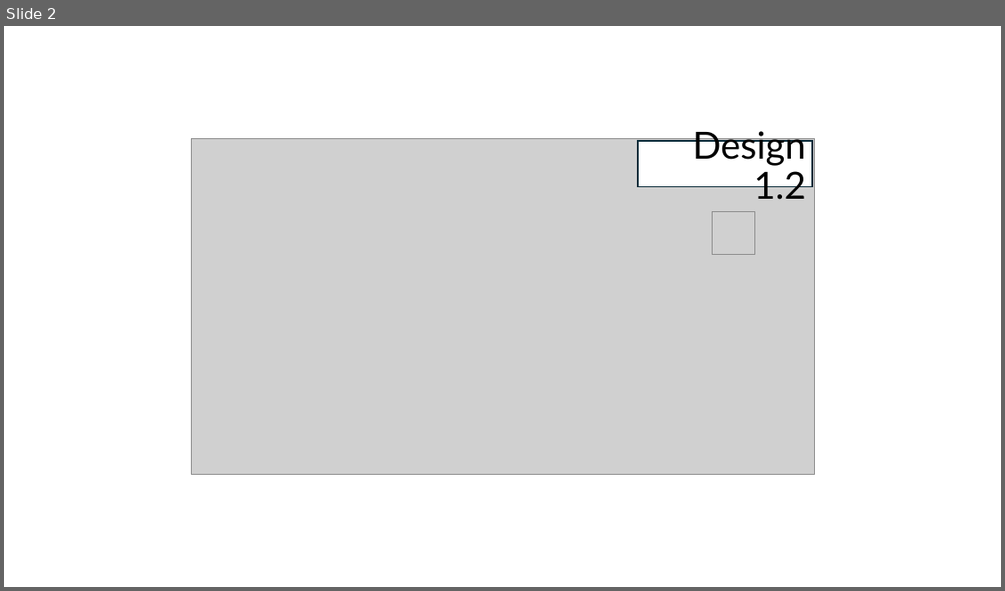
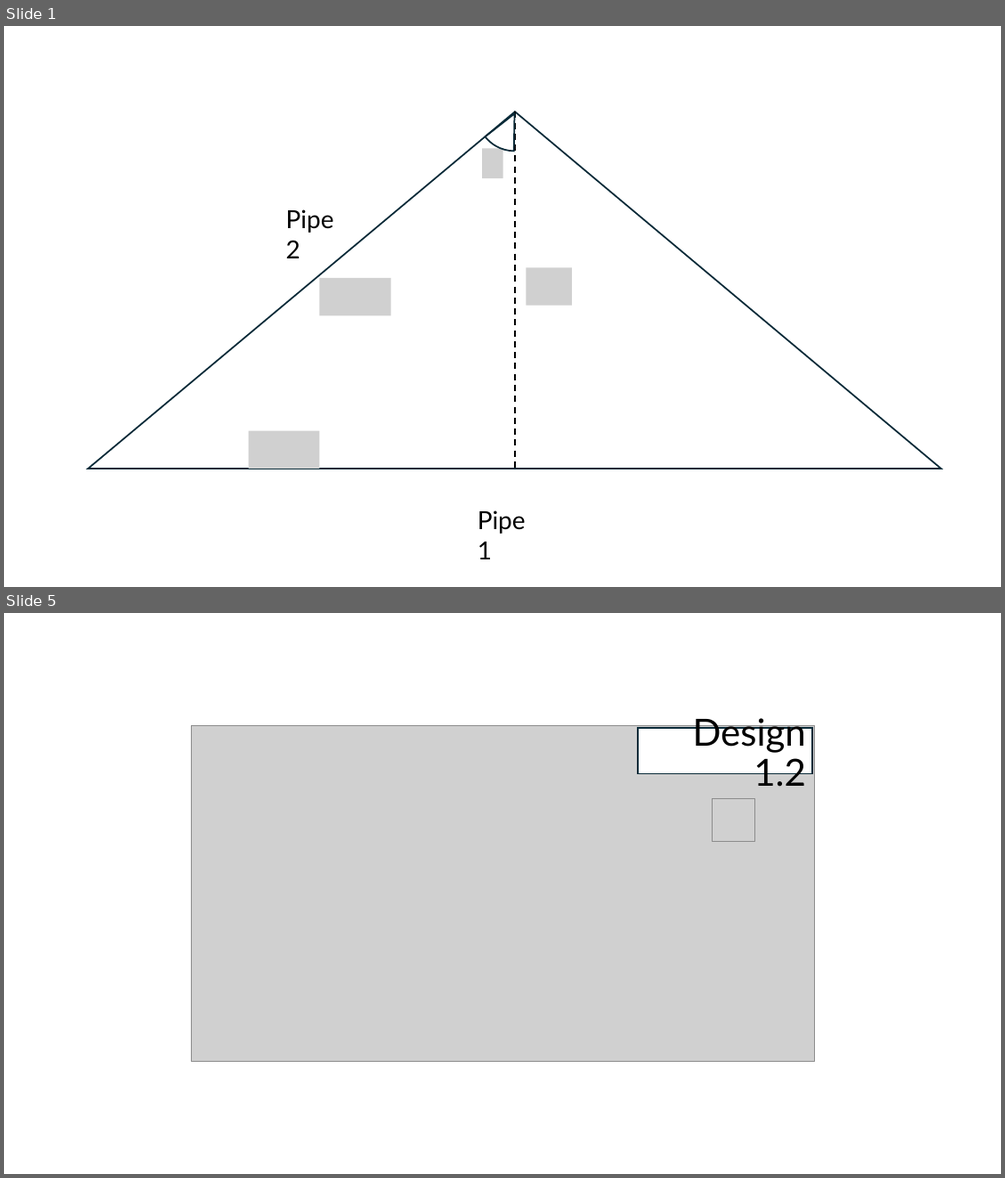
Before and after one commit to tkn-tub/NN_molecular_communications, a slide deck: Section_IV_BioComputing/slides/Designs.pptx. Shown one above the other, each under a label of ours: slide 2 before the commit, slides 1 and 5 after it; the slides between them are not shown. The pictures are 1005x591 and 1005x1178 pixels, drawn with LibreOffice and Linux fonts; fonts in the diff are those of the drawing; grey boxes stand for pictures. Boxes give left, top, right and bottom in pixels: in the first picture for what was removed or moved away, otherwise in the second. Text is boxed around its words. In the diff, an @@ line names an element or a change of style, - is before the commit and + after.

```diff
--- a/Section_IV_BioComputing/slides/Designs.pptx
+++ b/Section_IV_BioComputing/slides/Designs.pptx
@@ slide 1 added at (4,26,1001,587), background #FFFFFF @@
@@ pie slice (boxed as its full ellipse) added at (477,76,552,151), outline #092A39 1.5 pt @@
@@ triangle added at (89,112,942,468), outline #092A39 1.5 pt @@
@@ line added from (515, 112) to (515, 468), #000000 1.5 pt dashed @@
@@ picture added at (483,149,503,178) @@
@@ text added at (286,209,334,258), 24 pt, text #000000 @@
+Pipe 2
@@ picture added at (320,278,391,315) @@
@@ picture added at (526,267,572,305) @@
@@ picture added at (249,431,320,468) @@
@@ text added at (477,510,526,559), 24 pt, text #000000 @@
+Pipe 1
@@ what was slide 2 is now slide 5 @@
```
Also in this commit, not shown: 1 slide changed, 2 other slides added, 9 other files.
